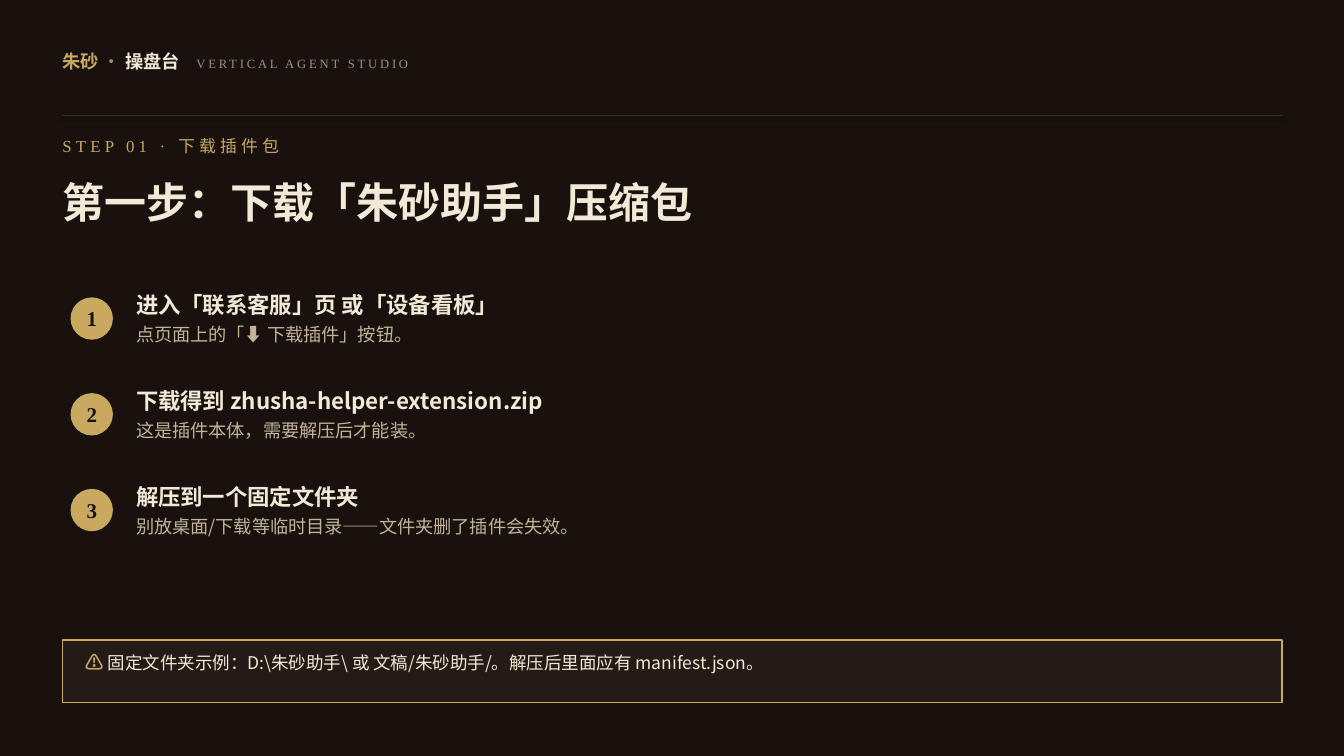
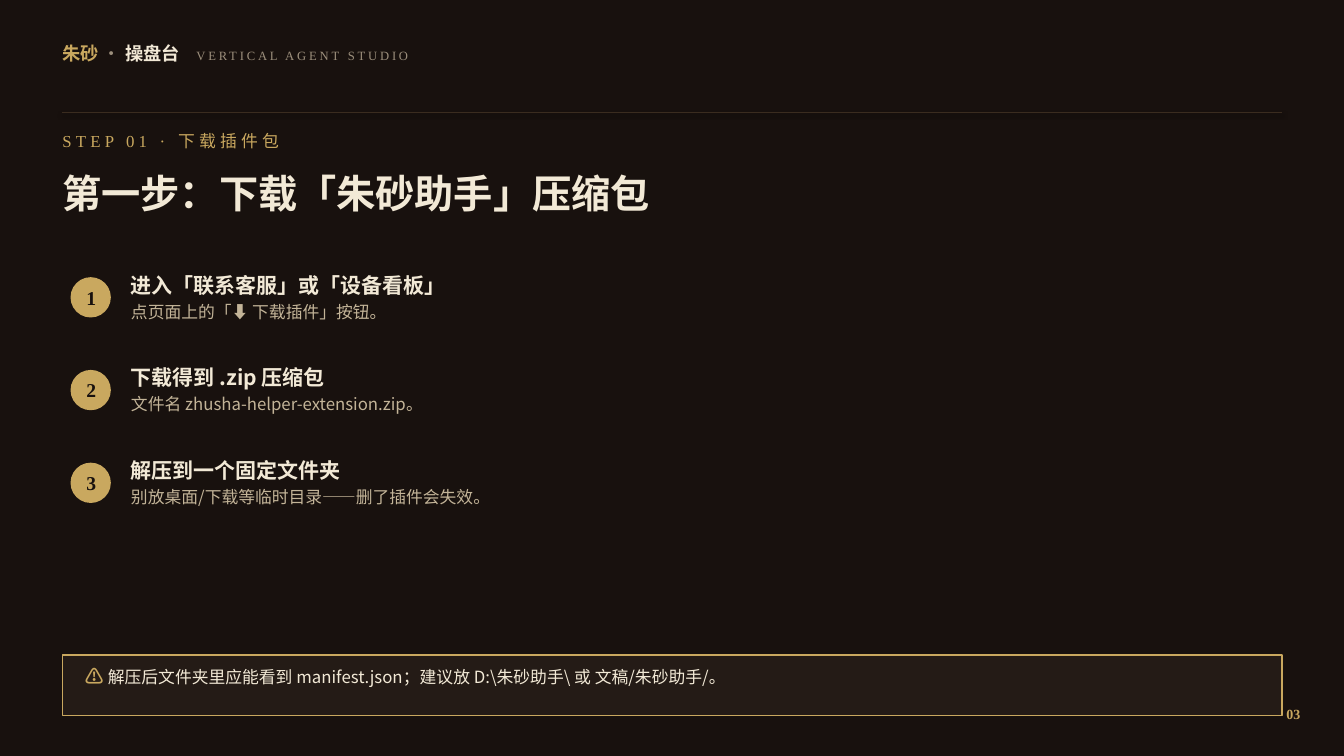
Before and after one commit to yonglin22/xhsneirongshengcheng, a slide deck: slide 4 of downloads/朱砂助手插件安装教程.pptx. Drawn at 1344x756 pixels with LibreOffice and Linux fonts; fonts in the diff are those of the drawing. Boxes give left, top, right and bottom in pixels: in the first picture for what was removed or moved away, otherwise in the second. Text is boxed around its words. In the diff, an @@ line names an element or a change of style, - is before the commit and + after.

```diff
--- a/downloads/朱砂助手插件安装教程.pptx
+++ b/downloads/朱砂助手插件安装教程.pptx
@@ text "朱砂 · 操盘台 VERTICAL AGENT ...": place and size @@
-text "朱砂 · 操盘台 VERTICAL AGENT ..." at (62,52,179,70)
+text "朱砂 · 操盘台 VERTICAL AGENT ..." at (62,44,179,62)
@@ elbow line moved from (63, 116) - (1282, 116) to (63, 113) - (1282, 113) @@
@@ text "STEP 01 · 下载插件包": place and size @@
-text "STEP 01 · 下载插件包" at (62,138,279,154)
+text "STEP 01 · 下载插件包" at (62,133,279,149)
@@ text "第一步：下载「朱砂助手」压缩包": place and size @@
-text "第一步：下载「朱砂助手」压缩包" at (62,182,692,222)
+text "第一步：下载「朱砂助手」压缩包" at (62,174,649,212)
@@ text "第一步：下载「朱砂助手」压缩包" at (62,174,649,212): size 30 to 28 pt @@
@@ ellipse "1": place and size @@
-ellipse "1" at (71,297,113,340)
+ellipse "1" at (71,277,111,318)
@@ text at (131,275,446,295): text changed; size 16 to 15 pt @@
-进入「联系客服」页 或「设备看板」
+进入「联系客服」或「设备看板」
@@ text "进入「联系客服」或「设备看板」": place and size @@
-text "进入「联系客服」或「设备看板」" at (136,293,498,343)
+text "进入「联系客服」或「设备看板」" at (131,275,446,320)
@@ text at (131,304,386,320): size 13 to 12 pt in "点页面上的「⬇ 下载插件」按钮。"; line spacing 1.25 to 1.2 @@
@@ ellipse "2": place and size @@
-ellipse "2" at (71,393,113,436)
+ellipse "2" at (71,370,111,410)
@@ text at (131,367,423,414): text changed; size 16 to 12 pt; text colour #F2E9D6 to #C3B498; bold off @@
-下载得到 zhusha-helper-extension.zip
-这是插件本体，需要解压后才能装。
+下载得到 .zip 压缩包
+文件名 zhusha-helper-extension.zip。
@@ size 15 to 14 pt in 3 elements at (71,277,111,318), (71,370,111,410), (71,463,111,503) @@
@@ ellipse "3": place and size @@
-ellipse "3" at (71,489,113,531)
+ellipse "3" at (71,463,111,503)
@@ text at (131,460,341,480): size 16 to 15 pt in "解压到一个固定文件夹" @@
@@ text "解压到一个固定文件夹": place and size @@
-text "解压到一个固定文件夹" at (136,486,579,536)
+text "解压到一个固定文件夹" at (131,460,490,506)
@@ text at (131,489,490,506): text changed; size 13 to 12 pt @@
-别放桌面/下载等临时目录——文件夹删了插件会失效。
+别放桌面/下载等临时目录——删了插件会失效。
@@ rectangle: place and size @@
-rectangle at (63,640,1282,703)
+rectangle at (63,655,1282,716)
@@ text at (108,669,726,687): text changed; size 12.5 to 12 pt @@
-⚠ 固定文件夹示例：D:\朱砂助手\ 或 文稿/朱砂助手/。解压后里面应有 manifest.json。
+⚠ 解压后文件夹里应能看到 manifest.json；建议放 D:\朱砂助手\ 或 文稿/朱砂助手/。
@@ text added at (1286,709,1300,719), 10 pt, text #C9A85F, bold @@
+03
```
Also in this commit, not shown: 11 other slides changed, 1 slide added, 24 other files.
